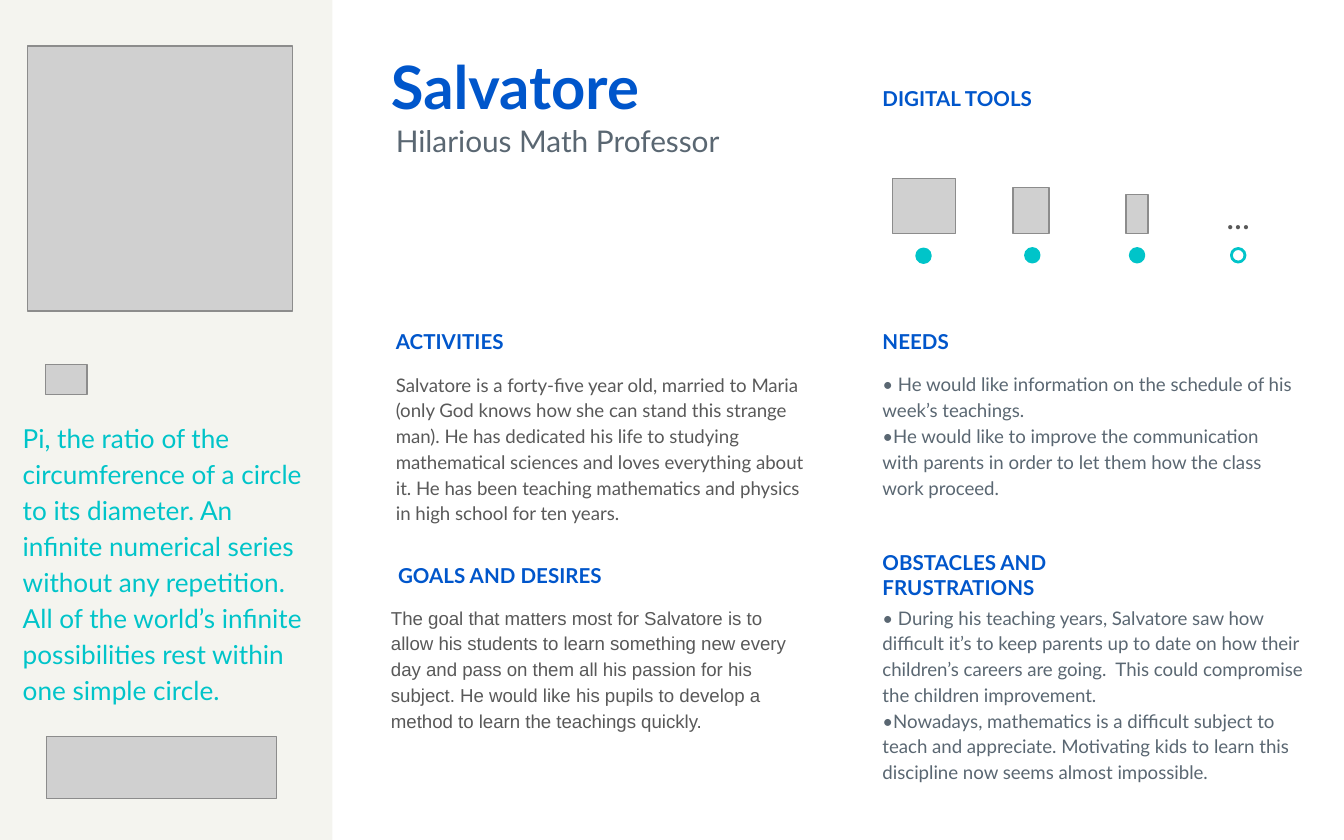
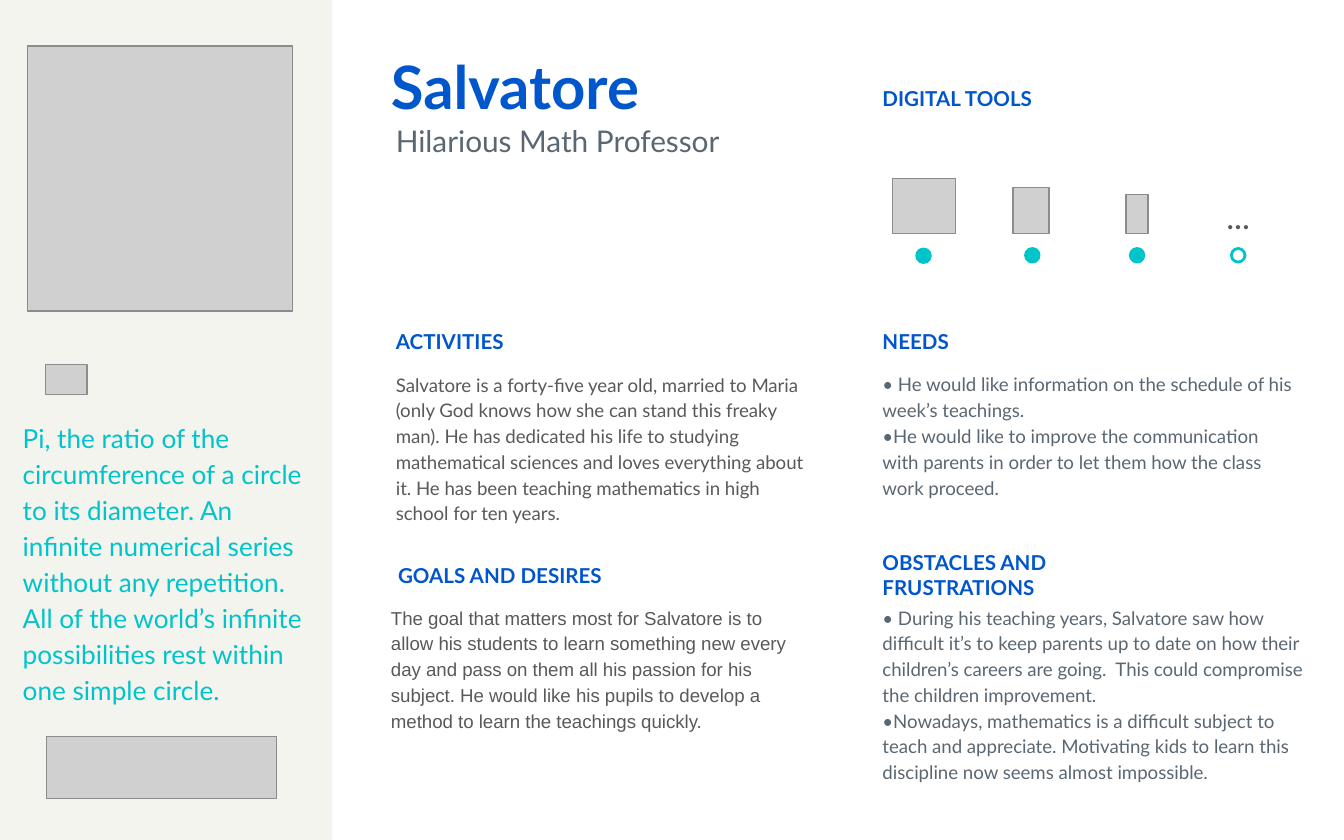
Before and after one commit to peppehermes/software-engineering-school-project, a slide deck: slide 1 of Personas/AndreaCiccarello_s260330_Persona.pptx. Drawn at 1344x840 pixels with LibreOffice and Linux fonts; fonts in the diff are those of the drawing; grey boxes stand for pictures. Boxes give left, top, right and bottom in pixels: in the first picture for what was removed or moved away, otherwise in the second. Text is boxed around its words. In the diff, an @@ line names an element or a change of style, - is before the commit and + after.

```diff
--- a/Personas/AndreaCiccarello_s260330_Persona.pptx
+++ b/Personas/AndreaCiccarello_s260330_Persona.pptx
@@ text at box(396, 378, 803, 523): text changed @@
-Salvatore is a forty-five year old, married to Maria (only God knows how she can stand this strange man). He has dedicated his life to studying mathematical sciences and loves everything about it. He has been teaching mathematics and physics in high school for ten years.
+Salvatore is a forty-five year old, married to Maria (only God knows how she can stand this freaky man). He has dedicated his life to studying mathematical sciences and loves everything about it. He has been teaching mathematics in high school for ten years.
```
